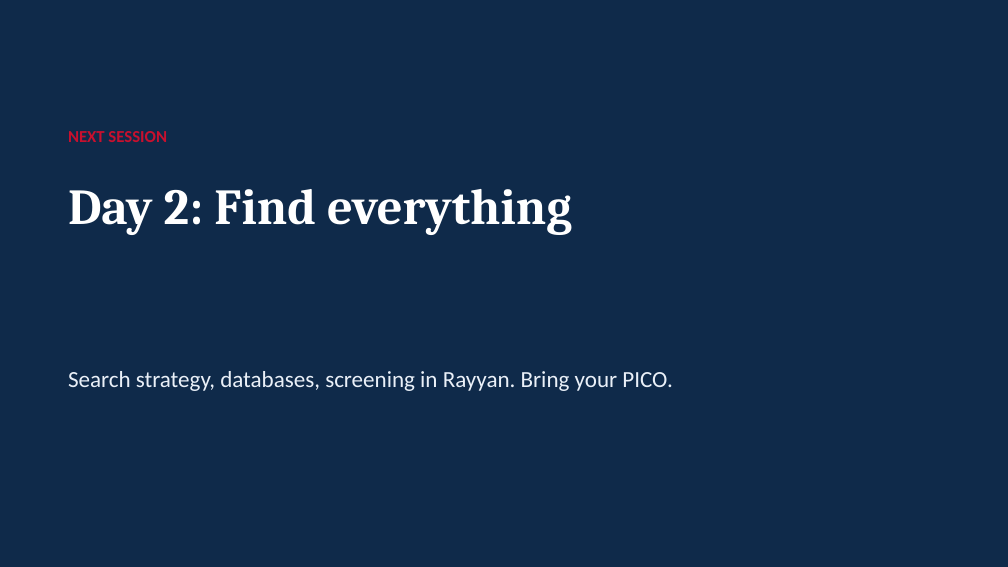
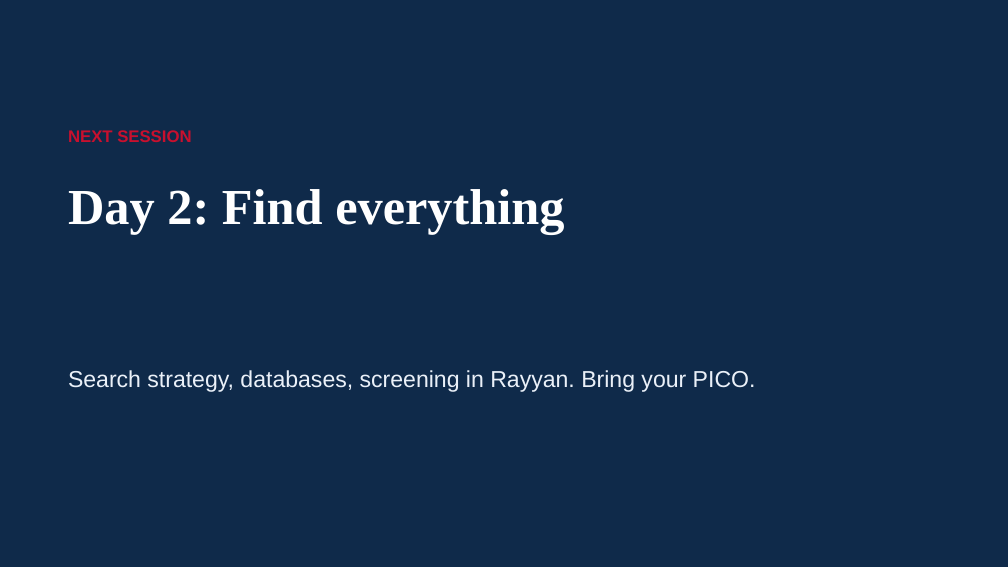
Before and after one commit to DrShikharMishra/Fuddu-Bhai, a slide deck: slide 15 of researchmore-batch/decks/Day1_Ask_a_good_question.pptx. Drawn at 1008x567 pixels with LibreOffice and Linux fonts; fonts in the diff are those of the drawing. Boxes give left, top, right and bottom in pixels: in the first picture for what was removed or moved away, otherwise in the second. Text is boxed around its words. In the diff, an @@ line names an element or a change of style, - is before the commit and + after.

```diff
--- a/researchmore-batch/decks/Day1_Ask_a_good_question.pptx
+++ b/researchmore-batch/decks/Day1_Ask_a_good_question.pptx
@@ text "NEXT SESSION" at [68, 130, 191, 142]: font Calibri to Arial @@
@@ title "Day 2: Find everything" at [68, 189, 564, 234]: font Cambria to Times New Roman @@
@@ text "Search strategy, databases, screening in ..." at [68, 370, 756, 392]: font Calibri to Arial @@
```
Also in this commit, not shown: 14 other slides changed, 14 other files.
